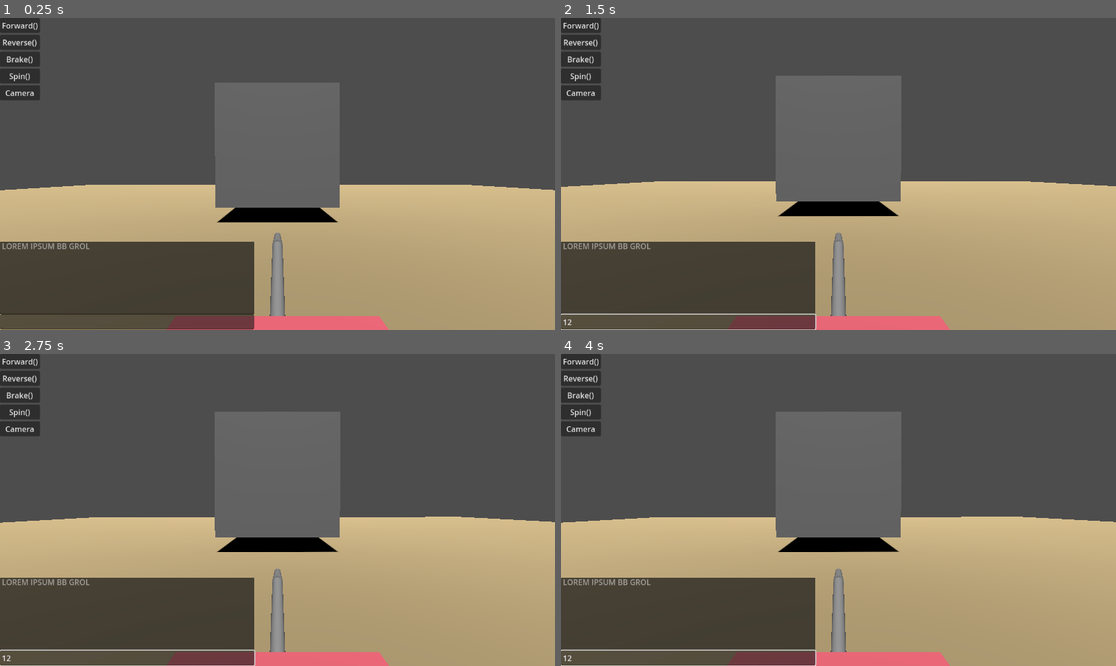
Above: before the commit, frames 1-4 (two rows, left to right).
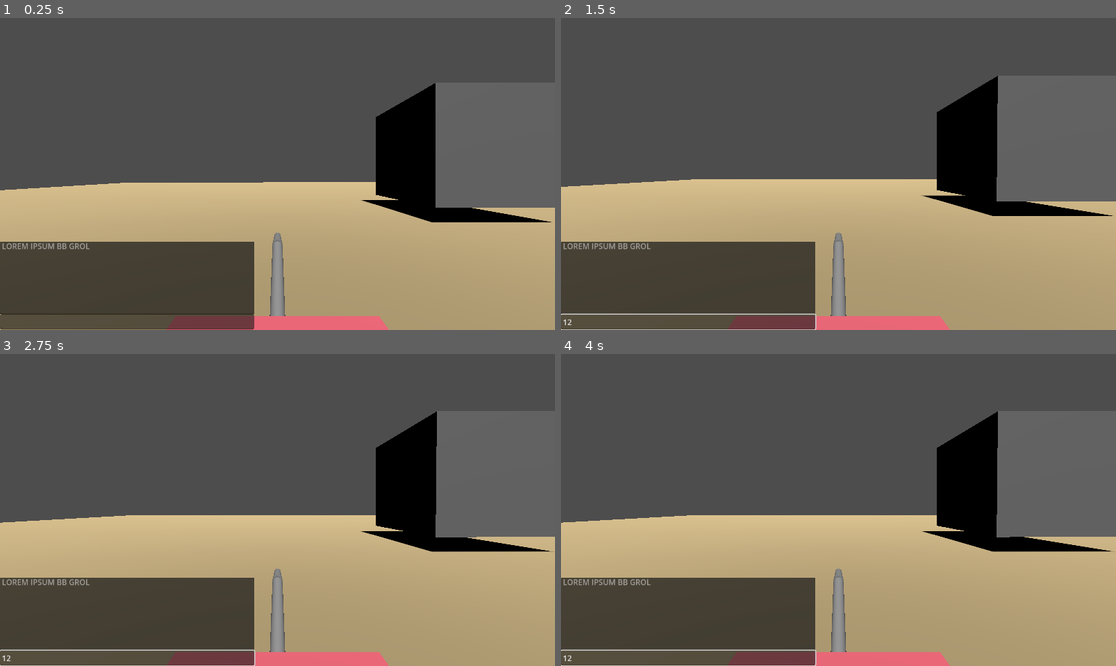
Above: after the commit, the same moments.

Repository: PandorasGit/RoverGame
Game: Godot game, scene res://DevRoom.tscn
Same seed, same stepped clock (60 frames per second), same inputs: the game is played once before the commit and once after it.
Inputs (mouse positions are in pixels of both pictures, inside the frame that each line leads up to):
- Up to frame 1 (0.25 s): no input
- Up to frame 2 (1.5 s): click (688, 320) at 0.52 s; type "12" at 0.6 s; click (583, 24) at 1.25 s, where only the run before the commit has a clickable "Forward()"
- Up to frame 3 (2.75 s): click (22, 378) at 2 s, where only the run before the commit has a clickable "Reverse()"
- Up to frame 4 (4 s): click (583, 394) at 2.75 s, where only the run before the commit has a clickable "Brake()"; click (583, 413) at 3.5 s, where only the run before the commit has a clickable "Spin()"

The runs differ from the first frame. In frame 1, 11% of the frame differs, in the area x 0-100%, y 0-66%; in frame 2, 11%; in frame 3, 11%; in frame 4, 11%.

Commit message:
Make paramters in distance rather than seconds

Diff:
--- a/project/DevRoom.tscn
+++ b/project/DevRoom.tscn
@@ -1,6 +1,5 @@
-[gd_scene load_steps=9 format=3 uid="uid://dd745tikdvt8i"]
+[gd_scene load_steps=8 format=3 uid="uid://dd745tikdvt8i"]
 
-[ext_resource type="PackedScene" uid="uid://c0sve2nlpfc2" path="res://debug.tscn" id="2_7ejls"]
 [ext_resource type="PackedScene" uid="uid://ku2ktx5wi7fd" path="res://console/console.tscn" id="2_240b5"]
 [ext_resource type="PackedScene" uid="uid://uq3ixol30lfo" path="res://Rover/rover.tscn" id="3_xwqu1"]
 
@@ -23,6 +22,7 @@
 [node name="DevRoom" type="Node3D"]
 
 [node name="StaticBody3D" type="StaticBody3D" parent="."]
+transform = Transform3D(1, 0, 0, 0, 1, 0, 0, 0, 1, 0, 0, -13.8705)
 
 [node name="MeshInstance3D" type="MeshInstance3D" parent="StaticBody3D"]
 mesh = SubResource("BoxMesh_jr03d")
@@ -31,14 +31,12 @@
 [node name="CollisionShape3D" type="CollisionShape3D" parent="StaticBody3D"]
 shape = SubResource("BoxShape3D_800wt")
 
-[node name="debug" parent="." instance=ExtResource("2_7ejls")]
-
 [node name="DirectionalLight3D" type="DirectionalLight3D" parent="."]
 transform = Transform3D(1, 0, 0, 0, 0.404008, 0.914755, 0, -0.914755, 0.404008, 0, 6.7144, 0)
 shadow_enabled = true
 
 [node name="Obstacle" type="StaticBody3D" parent="."]
-transform = Transform3D(1, 0, 0, 0, 1, 0, 0, 0, 1, 0, 5.1891, -10.5133)
+transform = Transform3D(1, 0, 0, 0, 1, 0, 0, 0, 1, 13.2471, 5.1891, -10.5133)
 
 [node name="CSGBox3D" type="CSGBox3D" parent="Obstacle"]
 size = Vector3(7.5, 7.5, 7.5)
@@ -47,7 +45,7 @@
 shape = SubResource("BoxShape3D_j1tim")
 
 [node name="Obstacle2" type="StaticBody3D" parent="."]
-transform = Transform3D(0.689297, 0.493288, 0.5306, -0.581967, 0.813213, 0, -0.431491, -0.308792, 0.847622, 0, 0.386292, -10.5133)
+transform = Transform3D(0.689297, 0.493288, 0.5306, -0.581967, 0.813213, 0, -0.431491, -0.308792, 0.847622, 13.2471, 0.386292, -10.5133)
 
 [node name="CSGBox3D" type="CSGBox3D" parent="Obstacle2"]
 material = SubResource("StandardMaterial3D_u8p45")
@@ -59,5 +57,3 @@
 
 [node name="rover" parent="." instance=ExtResource("3_xwqu1")]
 transform = Transform3D(1, 0, 0, 0, 1, 0, 0, 0, 1, 0, 2.10697, 5.43706)
-
-[editable path="debug"]
--- a/project/Rover/rover.gd
+++ b/project/Rover/rover.gd
@@ -12,6 +12,10 @@
 
 
 var current_cam := 0
+
+func _process(_delta):
+	if abs(rover.linear_velocity.z) >= 2:
+		rover.engine_force = 0
 
 
 func _ready():
@@ -47,14 +51,22 @@
 
 func spin(duration):
 	rover.engine_force = 0
-	frontRightWheel.engine_force = 100
-	middleRightWheel.engine_force = 100
-	backRightWheel.engine_force = 100
-	frontLeftWheel.engine_force = -100
-	middleLeftWheel.engine_force = -100
-	backLeftWheel.engine_force = -100
+	if duration < 0:
+		frontRightWheel.engine_force = 100
+		middleRightWheel.engine_force = 100
+		backRightWheel.engine_force = 100
+		frontLeftWheel.engine_force = -100
+		middleLeftWheel.engine_force = -100
+		backLeftWheel.engine_force = -100
+	else:
+		frontRightWheel.engine_force = -100
+		middleRightWheel.engine_force = -100
+		backRightWheel.engine_force = -100
+		frontLeftWheel.engine_force = 100
+		middleLeftWheel.engine_force = 100
+		backLeftWheel.engine_force = 100
 	durationTimer.stop()
-	durationTimer.start(duration)
+	durationTimer.start(abs(duration))
 
 
 func change_camera():
--- a/project/console/console.gd
+++ b/project/console/console.gd
@@ -15,15 +15,15 @@
 	terminal_text = terminal.text.split(",")
 	for command in terminal_text:
 		var command_with_paramater = command.split("=")
-
-		if command_with_paramater[0] == "forward" and command_with_paramater.size() > 1:
-
-			EventQueue.emit_signal("going_forward", float(command_with_paramater[1]))
-		if command_with_paramater[0] == "reverse" and command_with_paramater.size() > 1:
-			EventQueue.emit_signal("reversing", float(command_with_paramater[1]))
+		if command_with_paramater.size() > 1:
+			var duration = float(command_with_paramater[1])
+			if command_with_paramater[0] == "forward":
+				EventQueue.emit_signal("going_forward", duration*2)
+			if command_with_paramater[0] == "reverse":
+				EventQueue.emit_signal("reversing", duration*2)
+			if command_with_paramater[0] == "spin":
+				EventQueue.emit_signal("spinning", duration/16.62)
 		if command_with_paramater[0] == "brake":
 			EventQueue.emit_signal("breaking")
-		if command_with_paramater[0] == "spin" and command_with_paramater.size() > 1:
-			EventQueue.emit_signal("spinning", float(command_with_paramater[1]))
 		if command_with_paramater[0] == "camera":
 			EventQueue.emit_signal("changing_camera")
--- a/project/debug.tscn
+++ /dev/null
@@ -1,34 +0,0 @@
-[gd_scene format=3 uid="uid://c0sve2nlpfc2"]
-
-[node name="debug" type="Control"]
-layout_mode = 3
-anchors_preset = 15
-anchor_right = 1.0
-anchor_bottom = 1.0
-grow_horizontal = 2
-grow_vertical = 2
-
-[node name="VBoxContainer" type="VBoxContainer" parent="."]
-layout_mode = 0
-offset_right = 40.0
-offset_bottom = 40.0
-
-[node name="Forward" type="Button" parent="VBoxContainer"]
-layout_mode = 2
-text = "Forward()"
-
-[node name="Reverse" type="Button" parent="VBoxContainer"]
-layout_mode = 2
-text = "Reverse()"
-
-[node name="Brake" type="Button" parent="VBoxContainer"]
-layout_mode = 2
-text = "Brake()"
-
-[node name="Spin" type="Button" parent="VBoxContainer"]
-layout_mode = 2
-text = "Spin()"
-
-[node name="Camera" type="Button" parent="VBoxContainer"]
-layout_mode = 2
-text = "Camera"
